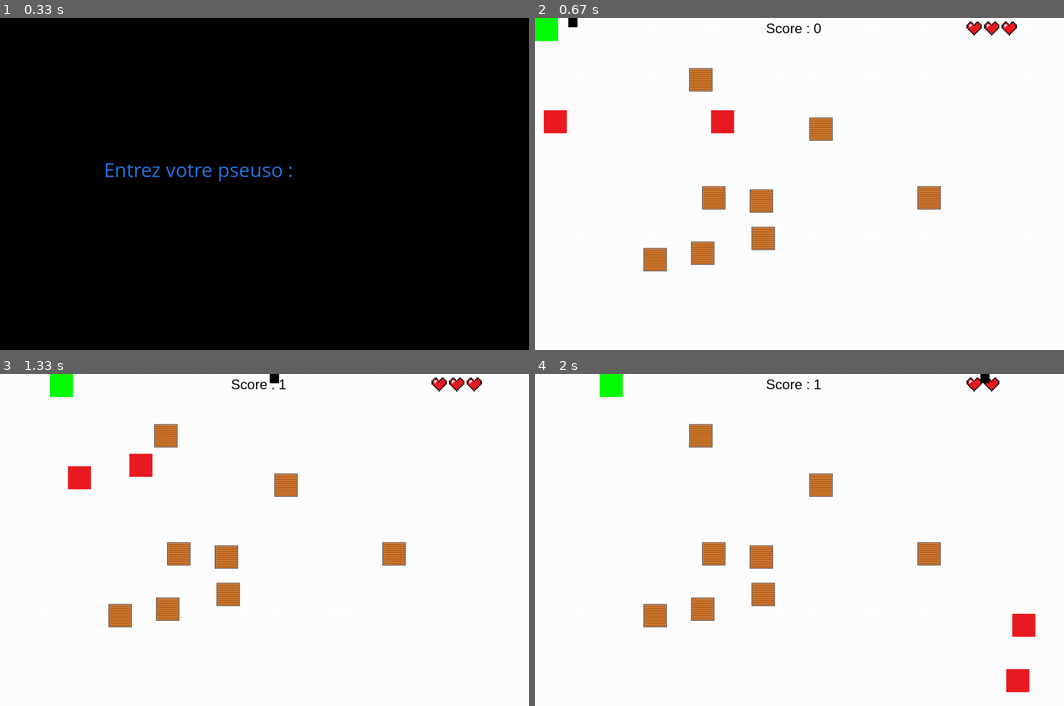
Above: before the commit, frames 1-4 (two rows, left to right).
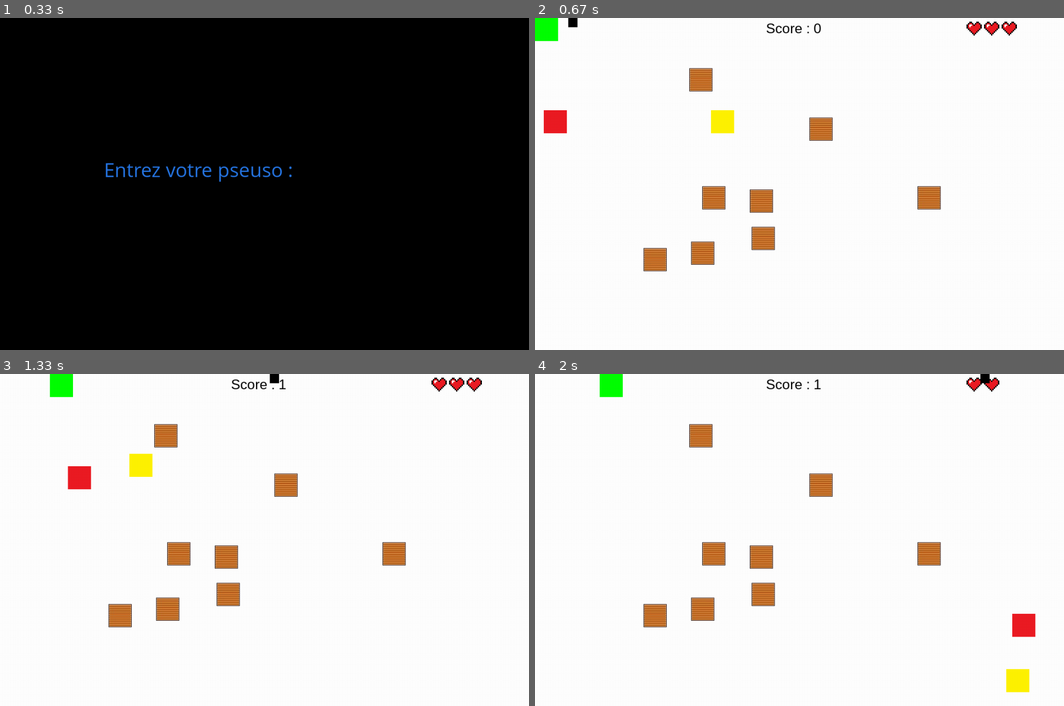
Above: after the commit, the same moments.

Repository: matthieurobert/Projet-ISN
Game: pygame game, started from test_bot.py
The game is run twice, just before and just after one commit, with the same random seed, the same clock (stepped at 60 frames per second) and the same inputs.
Inputs:
- Up to frame 1 (0.33 s): no input
- Up to frame 2 (0.67 s): tap Enter at 0.33 s
- Up to frame 3 (1.33 s): hold D 0.67-1.13 s; hold W from 1.22 s (still down)
- Up to frame 4 (2 s): release W at 1.52 s; hold D from 1.55 s (still down); tap V at 1.7 s

Frame 1 is identical in both runs. In frame 2, 0.3% of the frame differs, in the area x 33-38%, y 27-35%; in frame 3, 0.3%; in frame 4, 0.3%, in the area x 88-94%, y 88-96%.

Commit message:
Update test_bot.py

Diff:
--- a/test_bot.py
+++ b/test_bot.py
@@ -127,7 +127,7 @@
 
 	def __init__(self):
 		pygame.sprite.Sprite.__init__(self)
-		self.image = pygame.image.load("Test_Matthieu/sprite2.png")
+		self.image = pygame.image.load("Test_Matthieu/sprite4.png")
 		screen = pygame.display.get_surface()
 		self.area = screen.get_rect()
 		self.rect = pygame.Rect(400,200,50,50)
